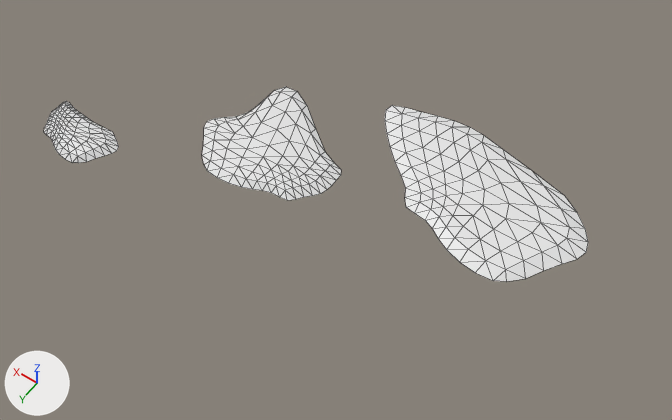
The FBX model Assets/Geometry/Sandbank2.fbx: old version first, new version second.
Rendered twice from a camera (50 mm lens) standing at (-83.0, 203.0, 265.0) and looking at (44.0, 25.0, -14.0). The lights are fixed; the arrows at lower left show +X, +Y and +Z. Mesh edges are drawn as thin lines. Where no turn or scale is listed for an object, it has been applied to the vertices.

Names of what the first picture shows: 'Sandbank2.002'.
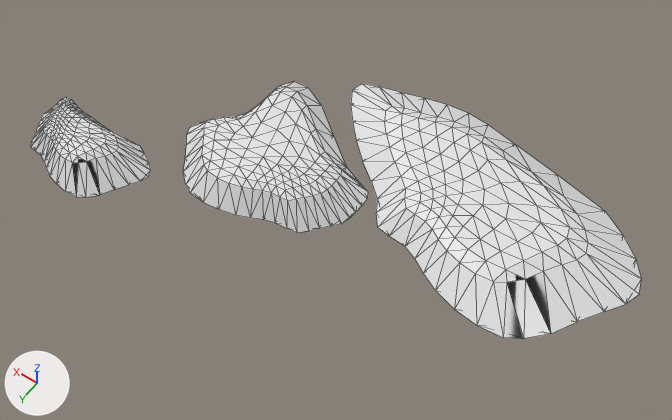
Where the change shows, as pixel boxes (x1, y1, x2, y2) in the pictures (672 x 420 px):
'Sandbank2.002', reshaped (12% wider, 32% taller)
    before: (44, 87, 588, 281)
    after: (31, 82, 641, 339)
part 1 of me_plane_001, built on
    before: (402, 108, 588, 281)
    after: (31, 82, 641, 339)

The edits, one by one:
me_plane_001 is used by ob_sandbank2_002; location (0.0, 0.0, 0.0).
me_plane_001 had 300 vertices, 486 faces and spanned x -44.0..159.0, y -30.0..73.0, z -2.0..2.0.
me_plane_001 now has 408 vertices, 804 faces and spans x -65.0..170.0, y -45.0..80.0, z -12.0..2.0.
Part 1, on me_plane_001:
20 vertices are removed from x -44.0..40.0, y -30.0..28.0, z -1.0.
39 faces are deleted.
128 vertices are added at x -65.0..170.0, y -45.0..80.0, z -12.0..-2.0.
357 new faces join them.
